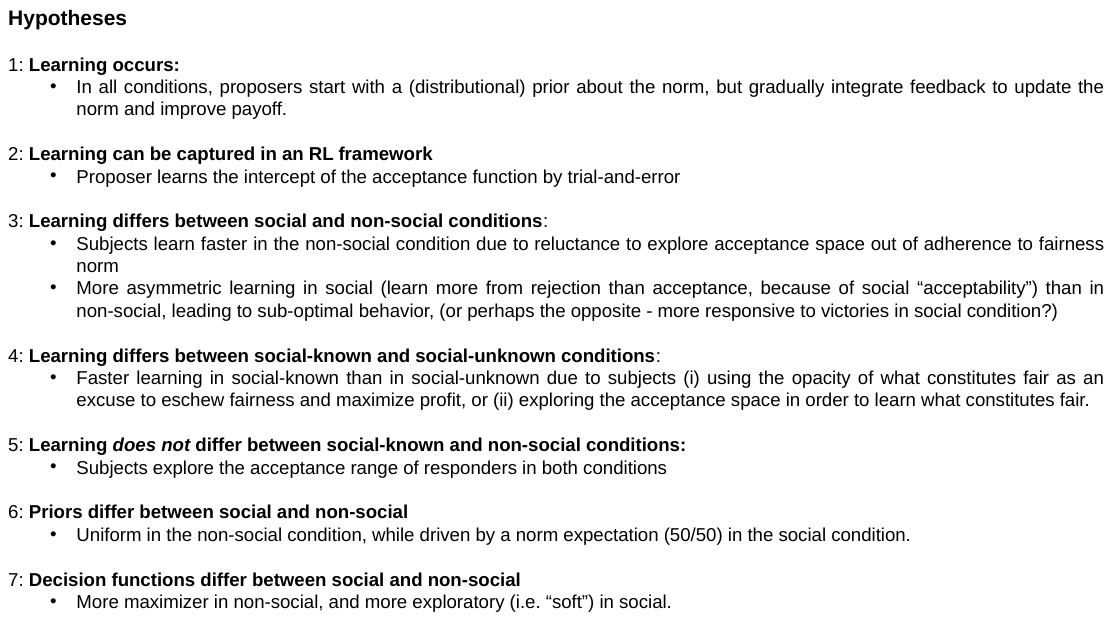
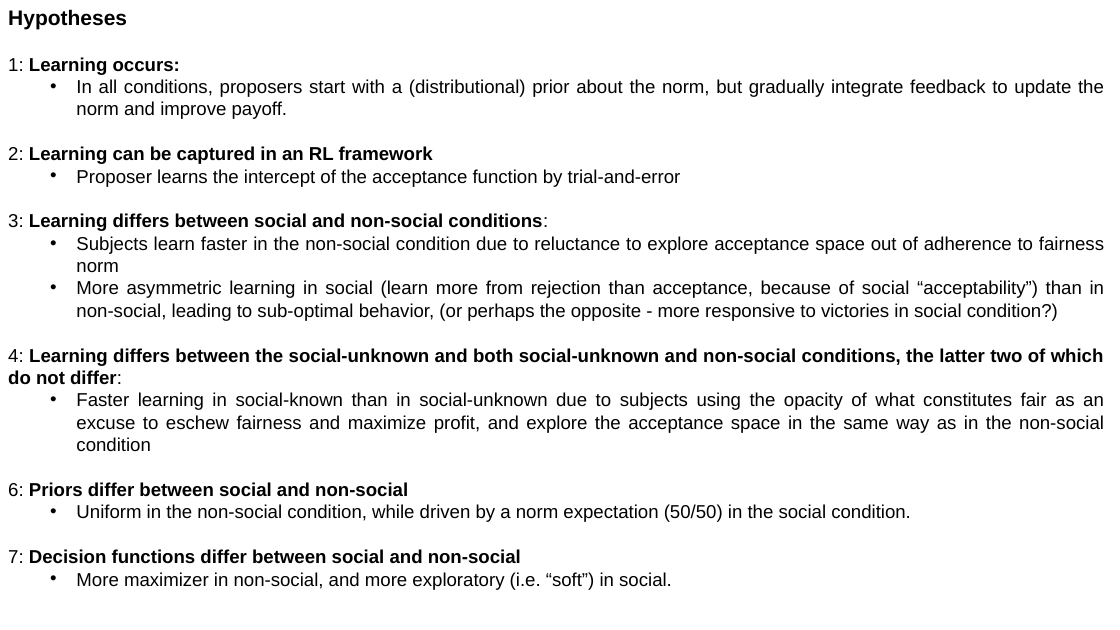
Before and after one commit to michaelrojekgiffin/RL, a slide deck: slide 17 of reports/Design_presentation.pptx. Drawn at 1120x630 pixels with LibreOffice and Linux fonts; fonts in the diff are those of the drawing. Boxes give left, top, right and bottom in pixels: in the first picture for what was removed or moved away, otherwise in the second. Text is boxed around its words. In the diff, an @@ line names an element or a change of style, - is before the commit and + after.

```diff
--- a/reports/Design_presentation.pptx
+++ b/reports/Design_presentation.pptx
@@ text at box(8, 348, 1104, 452): text changed @@
-4: Learning differs between social-known and social-unknown conditions:
-  • Faster learning in social-known than in social-unknown due to subjects (i) using the opacity of what constitutes fair as an excuse to eschew fairness and maximize profit, or (ii) exploring the acceptance space in order to learn what constitutes fair.
-5: Learning does not differ between social-known and non-social conditions:
-  • Subjects explore the acceptance range of responders in both conditions
+4: Learning differs between the social-unknown and both social-unknown and non-social conditions, the latter two of which do not differ:
+  • Faster learning in social-known than in social-unknown due to subjects using the opacity of what constitutes fair as an excuse to eschew fairness and maximize profit, and explore the acceptance space in the same way as in the non-social condition
```
Also in this commit, not shown: 4 other slides changed, 1 slide added, 1 slide removed, 3 other files.
